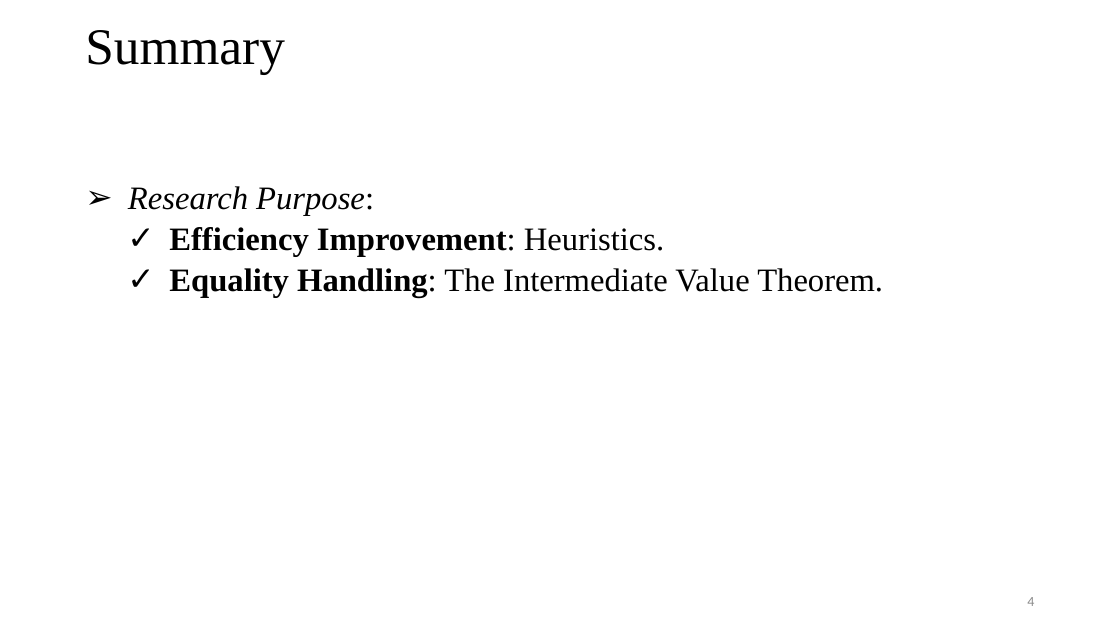
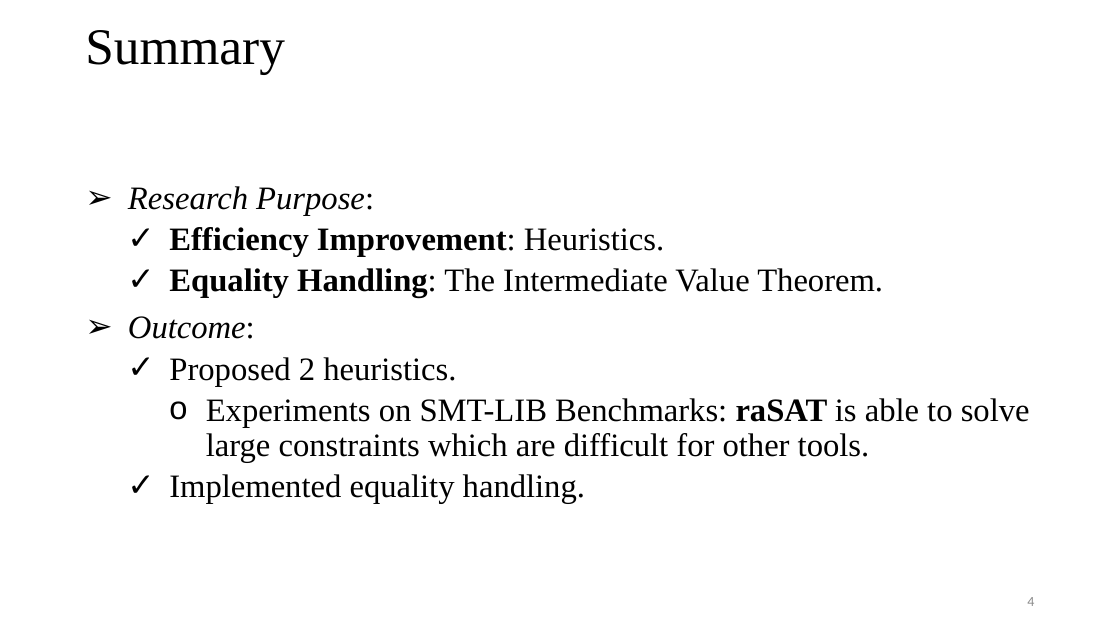
Before and after one commit to tungvx/raSAT, a slide deck: slide 4 of report/thesis/presentation.pptx. Drawn at 1120x630 pixels with LibreOffice and Linux fonts; fonts in the diff are those of the drawing. Boxes give left, top, right and bottom in pixels: in the first picture for what was removed or moved away, otherwise in the second. Text is boxed around its words. In the diff, an @@ line names an element or a change of style, - is before the commit and + after.

```diff
--- a/report/thesis/presentation.pptx
+++ b/report/thesis/presentation.pptx
@@ text at bbox=[128, 316, 1030, 503]: paragraphs added @@
+➢ Outcome:
+  ✓ Proposed 2 heuristics.
+    o Experiments on SMT-LIB Benchmarks: raSAT is able to solve large constraints which are difficult for other tools.
+  ✓ Implemented equality handling.
```
Also in this commit, not shown: 11 other slides changed.
